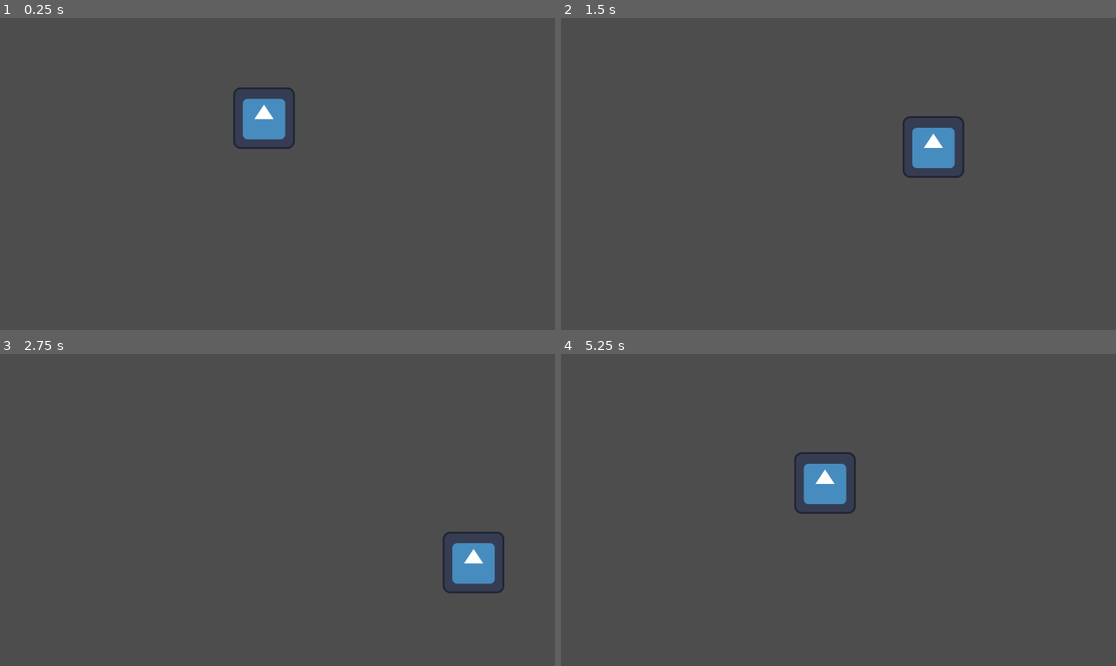
Above: before the commit, frames 1-4 (two rows, left to right).
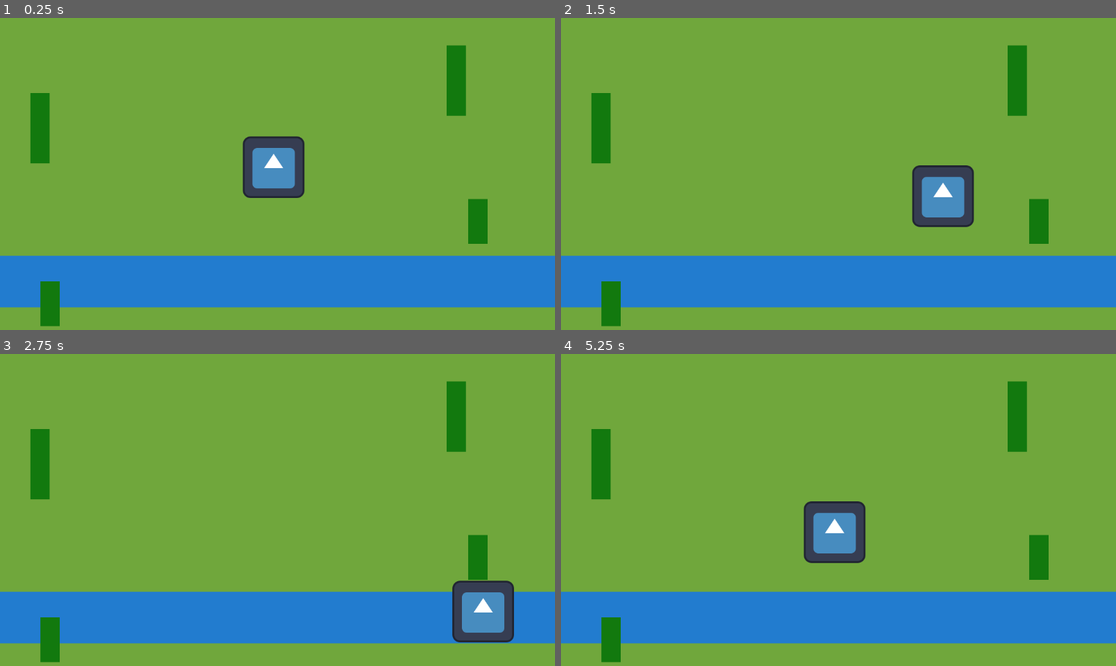
Above: after the commit, the same moments.

Repository: LostReny/DIO_TRILHA_GODOT
Game: Godot game, scene res://helloWorld.tscn
Two runs of this game, one before a commit and one after it. Both use one fixed random seed, a clock stepped at 60 frames per second and the inputs below. The engine's default icon, where the game draws it, is replaced by a stand-in: a white triangle on a blue panel in a dark square.
Inputs:
- Up to frame 1 (0.25 s): no input
- Up to frame 2 (1.5 s): tap Enter at 0.5 s; hold Right (ui_right) 0.53-1.28 s; hold Down (ui_down) from 1.28 s (still down)
- Up to frame 3 (2.75 s): release Down (ui_down) at 2.03 s; hold Right (ui_right) from 2.03 s (still down)
- Up to frame 4 (5.25 s): release Right (ui_right) at 2.78 s; hold Up (ui_up) 2.78-3.53 s; hold Left (ui_left) 3.53-5.03 s; hold Down (ui_down) from 5.03 s (still down)

The runs differ from the first frame. In frame 1, 99% of the frame differs, in the area x 0-100%, y 0-100%; in frame 2, 99%; in frame 3, 99%; in frame 4, 99%.

Commit message:
whiteboxing

Diff:
--- a/Hello World/helloWorld.tscn
+++ b/Hello World/helloWorld.tscn
@@ -5,8 +5,50 @@
 
 [node name="Node2D" type="Node2D"]
 
+[node name="Ground" type="ColorRect" parent="."]
+offset_left = -20.0
+offset_top = -20.0
+offset_right = 1181.0
+offset_bottom = 670.0
+color = Color(0.439216, 0.654902, 0.235294, 1)
+
+[node name="River" type="ColorRect" parent="."]
+offset_left = -19.0
+offset_top = 494.0
+offset_right = 1188.0
+offset_bottom = 601.0
+color = Color(0.133333, 0.486275, 0.811765, 1)
+
+[node name="Tree" type="ColorRect" parent="."]
+offset_left = 927.0
+offset_top = 57.0
+offset_right = 967.0
+offset_bottom = 203.0
+color = Color(0.0705882, 0.47451, 0.054902, 1)
+
+[node name="Tree2" type="ColorRect" parent="."]
+offset_left = 972.0
+offset_top = 376.0
+offset_right = 1012.0
+offset_bottom = 469.0
+color = Color(0.0705882, 0.47451, 0.054902, 1)
+
+[node name="Tree4" type="ColorRect" parent="."]
+offset_left = 84.0
+offset_top = 547.0
+offset_right = 124.0
+offset_bottom = 640.0
+color = Color(0.0705882, 0.47451, 0.054902, 1)
+
+[node name="Tree3" type="ColorRect" parent="."]
+offset_left = 63.0
+offset_top = 156.0
+offset_right = 103.0
+offset_bottom = 302.0
+color = Color(0.0705882, 0.47451, 0.054902, 1)
+
 [node name="Player" type="Sprite2D" parent="."]
-position = Vector2(548, 208)
+position = Vector2(568, 310)
 texture = ExtResource("1_iw8hj")
 script = ExtResource("2_64s0d")
 speed = 300
